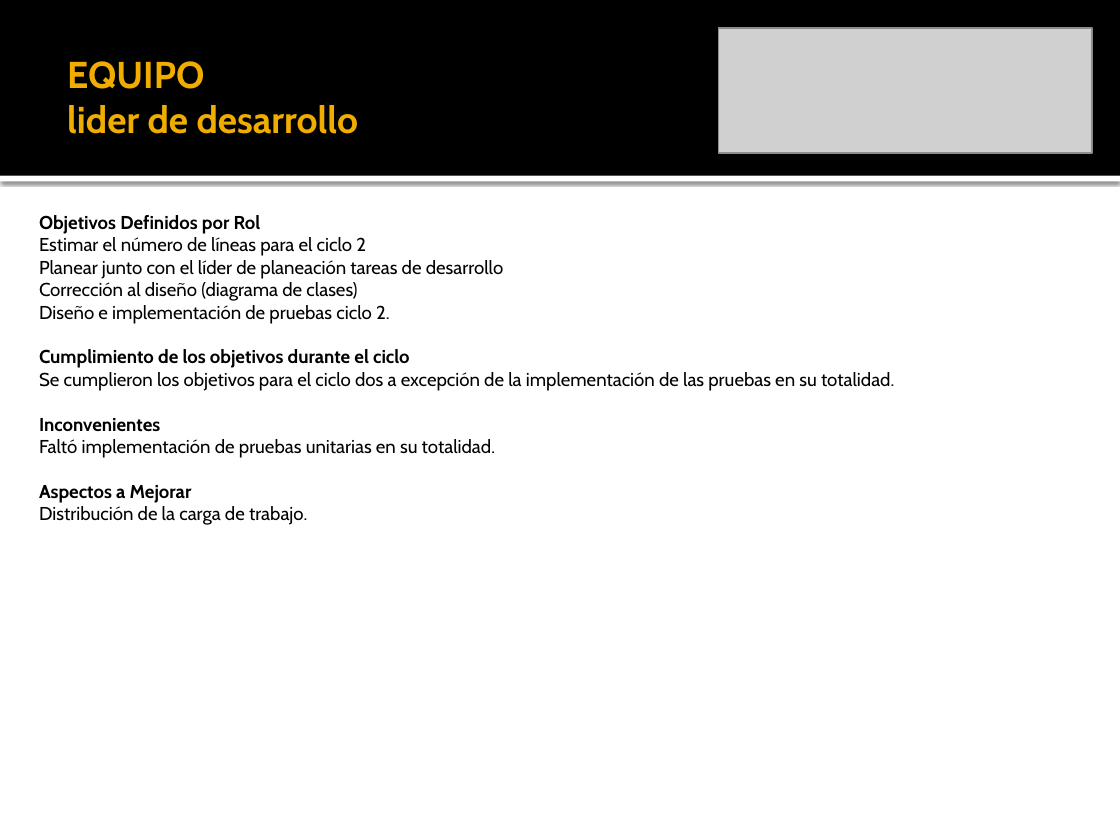
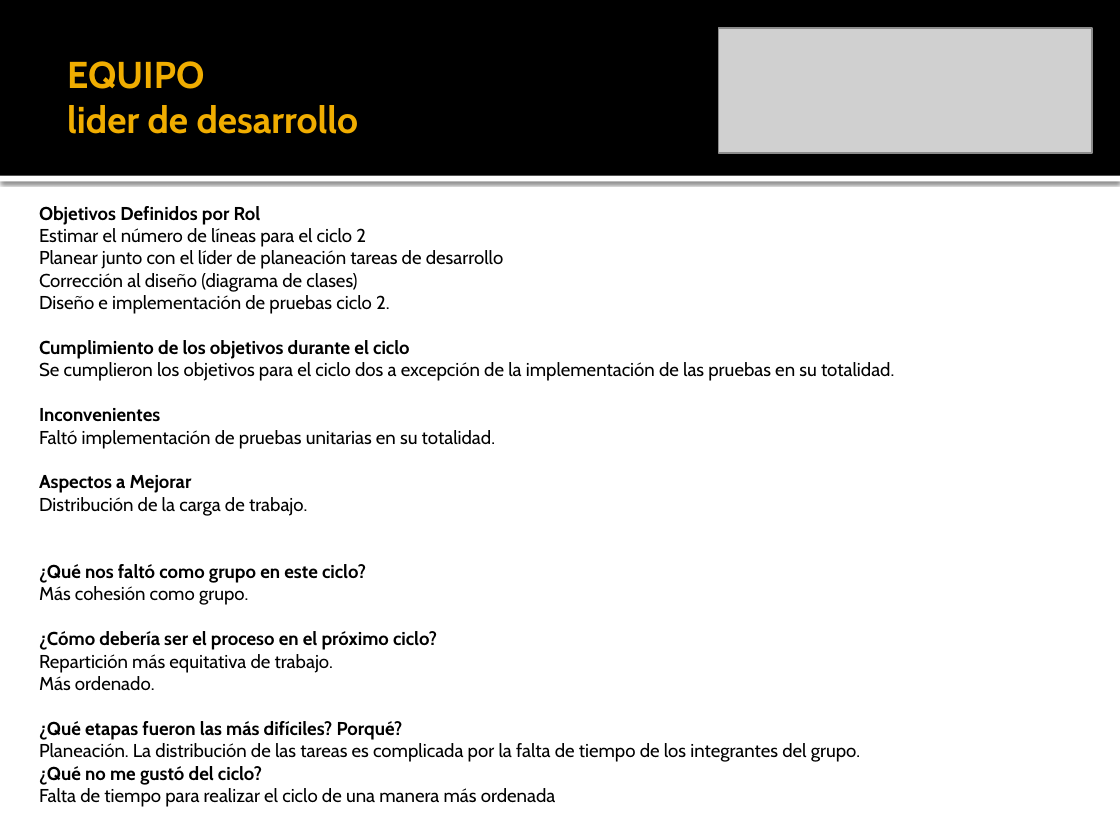
Before and after one commit to leseroth/ingenium-managment, a slide deck: slide 15 of CSOF5101 Ingeniera de Software/TSP/0323PostMortemTSPCiclo2.pptx (slide 10 before the commit). Drawn at 1120x840 pixels with LibreOffice and Linux fonts; fonts in the diff are those of the drawing; grey boxes stand for pictures. Boxes give left, top, right and bottom in pixels: in the first picture for what was removed or moved away, otherwise in the second. Text is boxed around its words. In the diff, an @@ line names an element or a change of style, - is before the commit and + after.

Commit message:
Version final del ciclo 2

```diff
--- a/CSOF5101 Ingeniera de Software/TSP/0323PostMortemTSPCiclo2.pptx
+++ b/CSOF5101 Ingeniera de Software/TSP/0323PostMortemTSPCiclo2.pptx
@@ text "Objetivos Definidos por Rol": place and size @@
-text "Objetivos Definidos por Rol" at bbox=[39, 215, 894, 525]
+text "Objetivos Definidos por Rol" at bbox=[39, 206, 894, 807]
@@ text at bbox=[39, 564, 860, 807]: paragraphs added @@
+¿Qué nos faltó como grupo en este ciclo?
+Más cohesión como grupo.
+¿Cómo debería ser el proceso en el próximo ciclo?
+Repartición más equitativa de trabajo.
+Más ordenado.
+¿Qué etapas fueron las más difíciles? Porqué?
+Planeación. La distribución de las tareas es complicada por la falta de tiempo de los integrantes del grupo.
+¿Qué no me gustó del ciclo?
+Falta de tiempo para realizar el ciclo de una manera más ordenada
```
Also in this commit, not shown: 8 other slides changed, 1 slide added, 5 slides removed, 1 other file.
